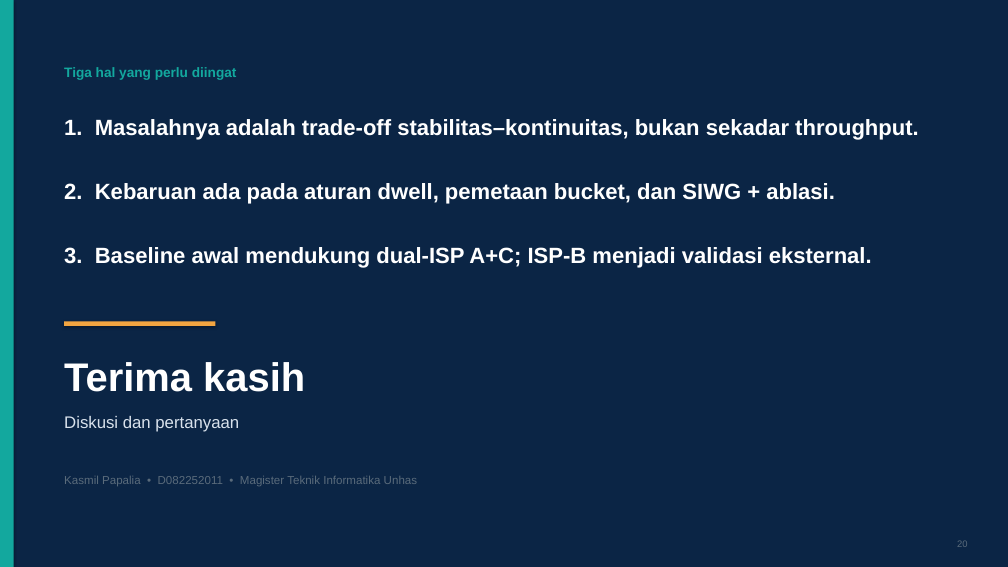
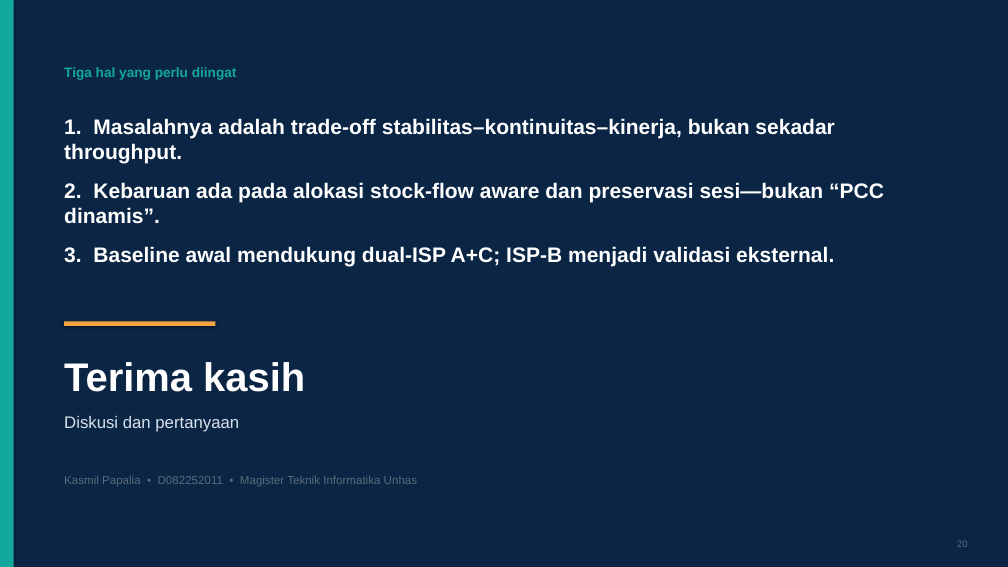
Before and after one commit to kasmilp/proposal_loadbalancing, a slide deck: slide 20 of 12_Presentasi/Proposal_Tesis_SPA-HSM.pptx. Drawn at 1008x567 pixels with LibreOffice and Linux fonts; fonts in the diff are those of the drawing. Boxes give left, top, right and bottom in pixels: in the first picture for what was removed or moved away, otherwise in the second. Text is boxed around its words. In the diff, an @@ line names an element or a change of style, - is before the commit and + after.

Commit message:
Perbarui positioning stock-flow dan konsistensi 01-12

```diff
--- a/12_Presentasi/Proposal_Tesis_SPA-HSM.pptx
+++ b/12_Presentasi/Proposal_Tesis_SPA-HSM.pptx
@@ text at [64, 118, 834, 164]: text changed; size 21 to 20 pt @@
-1. Masalahnya adalah trade-off stabilitas–kontinuitas, bukan sekadar throughput.
+1. Masalahnya adalah trade-off stabilitas–kontinuitas–kinerja, bukan sekadar throughput.
@@ text at [64, 182, 884, 224]: text changed; size 21 to 20 pt @@
-2. Kebaruan ada pada aturan dwell, pemetaan bucket, dan SIWG + ablasi.
+2. Kebaruan ada pada alokasi stock-flow aware dan preservasi sesi—bukan “PCC dinamis”.
@@ text "3. Baseline awal mendukung dual-ISP ..." at [64, 246, 834, 267]: size 21 to 20 pt @@
```
Also in this commit, not shown: 17 other slides changed, 11 other files.
